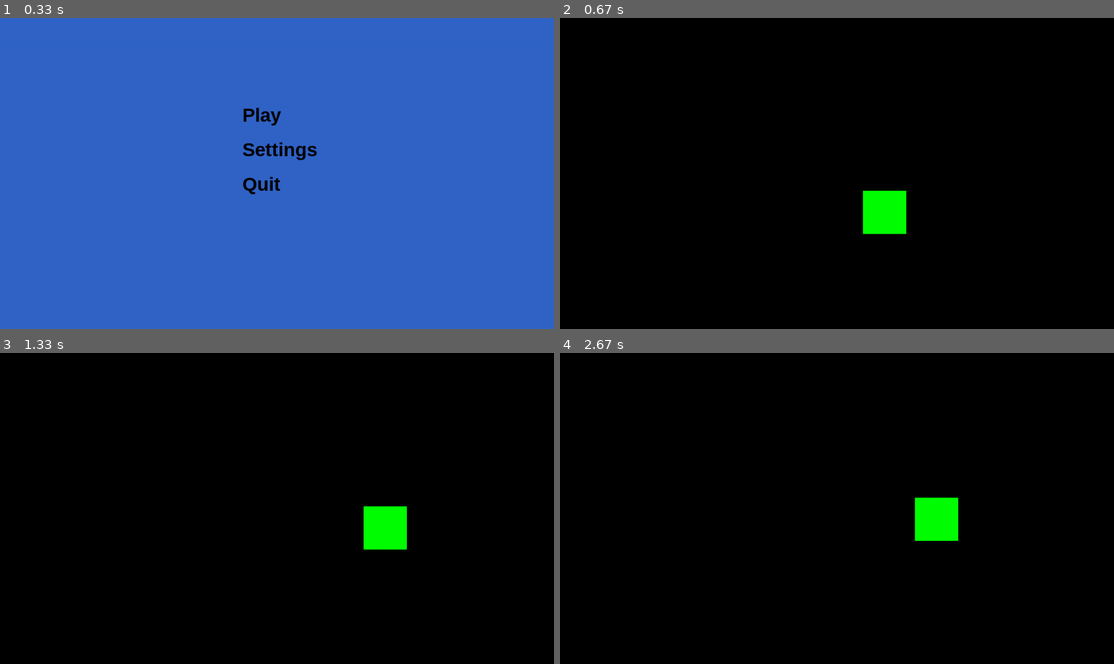
Above: before the commit, frames 1-4 (two rows, left to right).
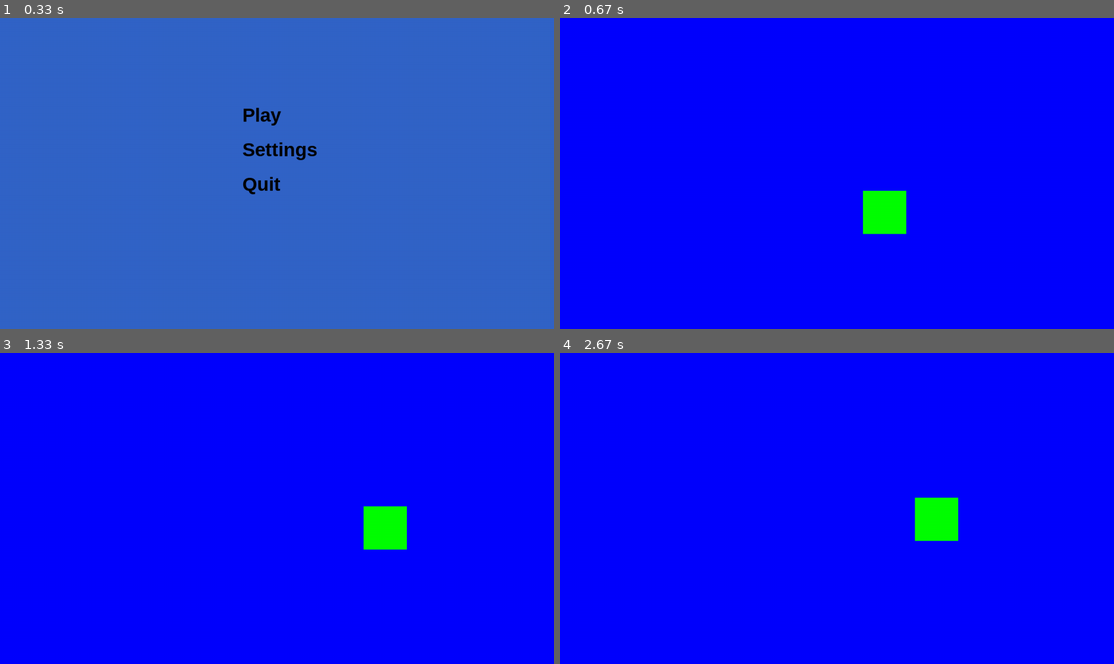
Above: after the commit, the same moments.

Repository: surfaceofbacon/pygame_rpg
Game: pygame game, started from main.py
Same seed, same stepped clock (60 frames per second), same inputs: the game is played once before the commit and once after it.
Inputs:
- Up to frame 1 (0.33 s): no input
- Up to frame 2 (0.67 s): click "Play" at 0.38 s
- Up to frame 3 (1.33 s): hold D 0.67-1.13 s; hold W from 1.17 s (still down)
- Up to frame 4 (2.67 s): release W at 1.47 s; hold D 1.5-1.97 s; hold A 2-2.53 s; hold S from 2.57 s (still down)

Frame 1 is identical in both runs. In frame 2, 99% of the frame differs, in the area x 0-100%, y 0-100%; in frame 3, 99%; in frame 4, 99%.

Commit message:
added random map "roguelike" functionality

Diff:
--- a/play_Screen.py
+++ b/play_Screen.py
@@ -2,6 +2,7 @@
 import window
 import pygame
 import menu
+import random
 black = (0,0,0)
 white = (255,255,255)
 red = (255, 0, 0)
@@ -13,7 +14,7 @@
 gray = (128, 128, 128)
 background = pygame.image.load('testmap.png')
 levels = [black, white, red, green, blue, yellow, cyan, magenta, gray]
-
+random.shuffle(levels)
 
 def Draw_Play_Screen(number):
     #window.window.blit(background, (0,0))
